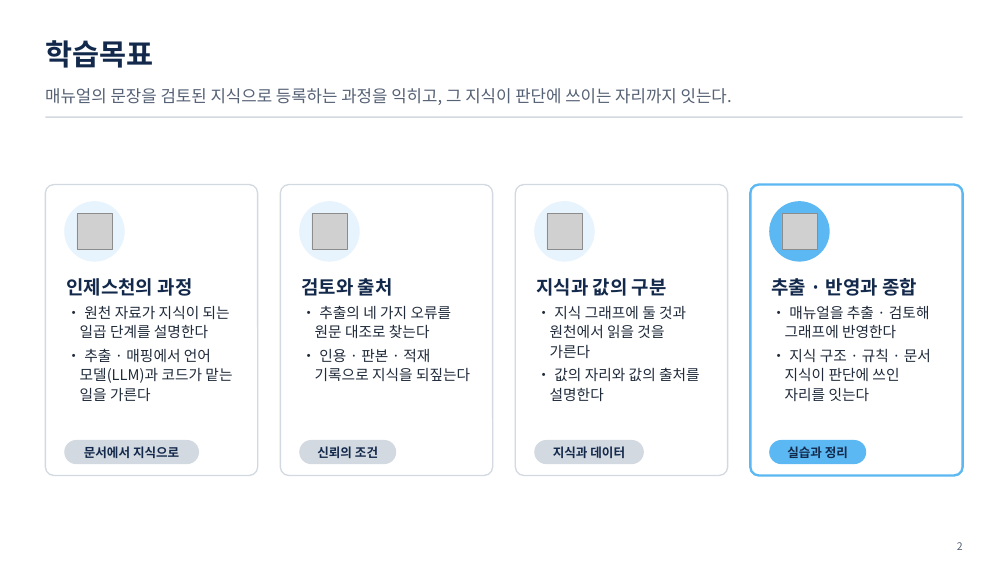
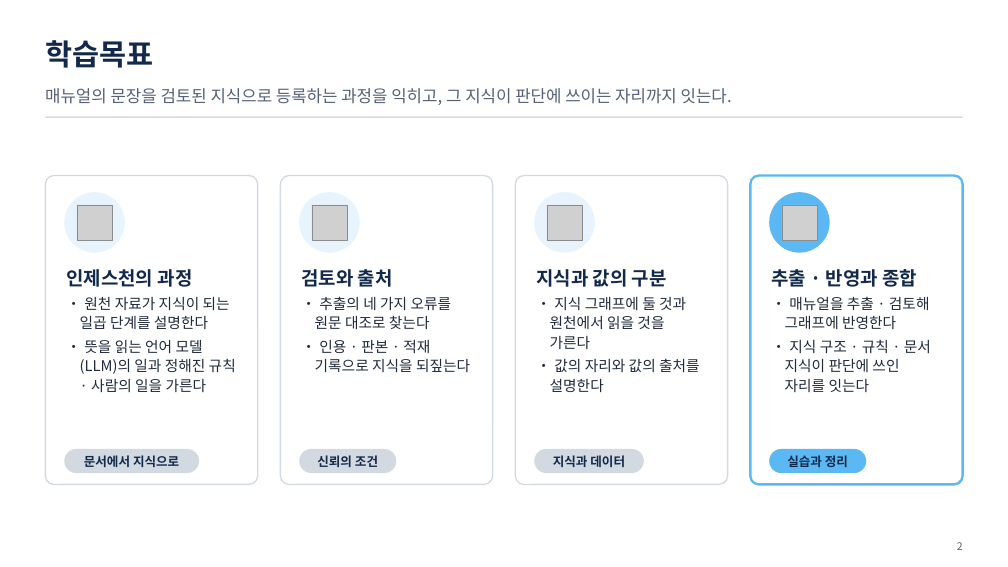
Before and after one commit to uengine-oss/hyd-iot-edu, a slide deck: slide 2 of 산출물/통합반/이론/04회차/통합반_04일차.pptx. Drawn at 1008x567 pixels with LibreOffice and Linux fonts; fonts in the diff are those of the drawing; grey boxes stand for pictures. Boxes give left, top, right and bottom in pixels: in the first picture for what was removed or moved away, otherwise in the second. Text is boxed around its words. In the diff, an @@ line names an element or a change of style, - is before the commit and + after.

```diff
--- a/산출물/통합반/이론/04회차/통합반_04일차.pptx
+++ b/산출물/통합반/이론/04회차/통합반_04일차.pptx
@@ rounded rectangle: place and size @@
-rounded rectangle at box(45, 185, 258, 476)
+rounded rectangle at box(45, 175, 258, 485)
@@ rounded rectangle: place and size @@
-rounded rectangle at box(281, 185, 493, 476)
+rounded rectangle at box(281, 175, 493, 485)
@@ rounded rectangle: place and size @@
-rounded rectangle at box(516, 185, 728, 476)
+rounded rectangle at box(516, 175, 728, 485)
@@ rounded rectangle: place and size @@
-rounded rectangle at box(750, 185, 963, 476)
+rounded rectangle at box(750, 175, 963, 485)
@@ 4 pictures, 4 ellipses: place and size @@
-4 pictures, 4 ellipses at box(64, 201, 830, 262)
+4 pictures, 4 ellipses at box(64, 192, 830, 253)
@@ text "인제스천의 과정": place and size @@
-text "인제스천의 과정" at box(66, 278, 232, 401)
+text "인제스천의 과정" at box(66, 269, 236, 392)
@@ text "검토와 출처": place and size @@
-text "검토와 출처" at box(301, 278, 470, 381)
+text "검토와 출처" at box(301, 269, 470, 372)
@@ text "지식과 값의 구분": place and size @@
-text "지식과 값의 구분" at box(536, 278, 700, 401)
+text "지식과 값의 구분" at box(536, 269, 700, 392)
@@ text "추출 · 반영과 종합": place and size @@
-text "추출 · 반영과 종합" at box(771, 278, 931, 401)
+text "추출 · 반영과 종합" at box(771, 269, 931, 392)
@@ text at box(80, 340, 236, 392): text changed @@
-• 추출 · 매핑에서 언어 모델(LLM)과 코드가 맡는 일을 가른다
+• 뜻을 읽는 언어 모델(LLM)의 일과 정해진 규칙 · 사람의 일을 가른다
@@ 4 texts, 4 rounded rectangles: place and size @@
-4 texts, 4 rounded rectangles at box(64, 440, 866, 464)
+4 texts, 4 rounded rectangles at box(64, 449, 866, 473)
```
Also in this commit, not shown: 24 other slides changed, 5 other files.
